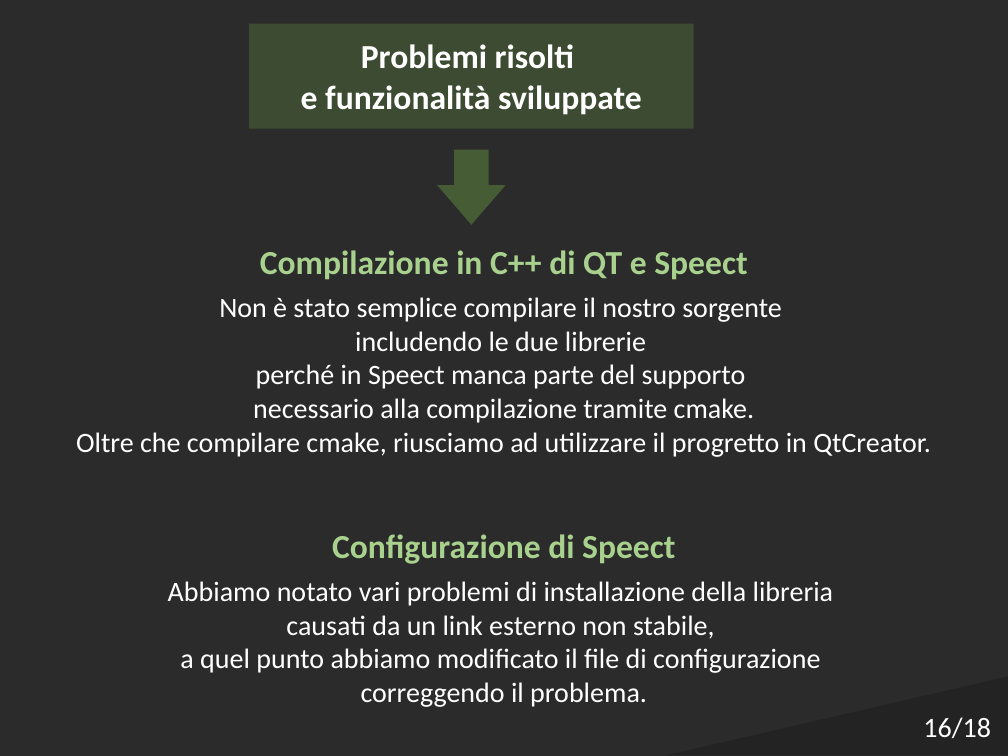
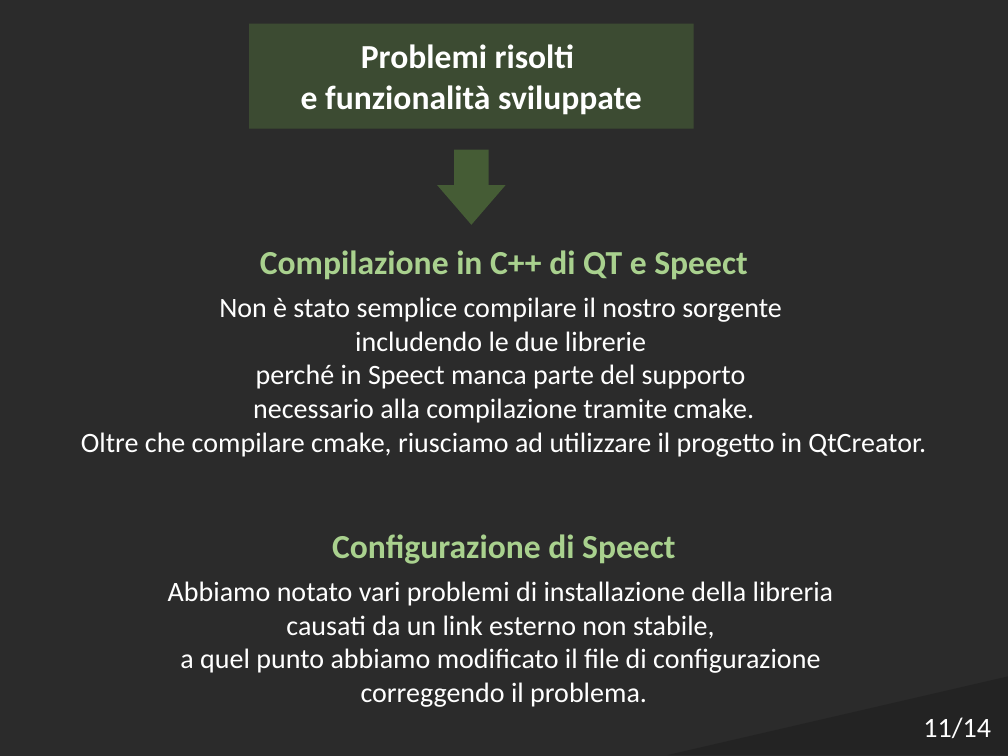
Before and after one commit to Italiaracerx/progettoSWE, a slide deck: slide 11 of Presentazioni/Presentazione TB 12-03-2018.pptx (slide 16 before the commit). Drawn at 1008x756 pixels with LibreOffice and Linux fonts; fonts in the diff are those of the drawing; background and template pictures are left out; a plain dark background stands for a picture behind light text. Boxes give left, top, right and bottom in pixels: in the first picture for what was removed or moved away, otherwise in the second. Text is boxed around its words. In the diff, an @@ line names an element or a change of style, - is before the commit and + after.

```diff
--- a/Presentazioni/Presentazione TB 12-03-2018.pptx
+++ b/Presentazioni/Presentazione TB 12-03-2018.pptx
@@ text at [81, 432, 926, 457]: text changed @@
-Oltre che compilare cmake, riusciamo ad utilizzare il progretto in QtCreator.
+Oltre che compilare cmake, riusciamo ad utilizzare il progetto in QtCreator.
@@ text at [923, 717, 991, 738]: text changed @@
-16/18
+11/14
```
Also in this commit, not shown: 11 other slides changed, 5 slides removed.
